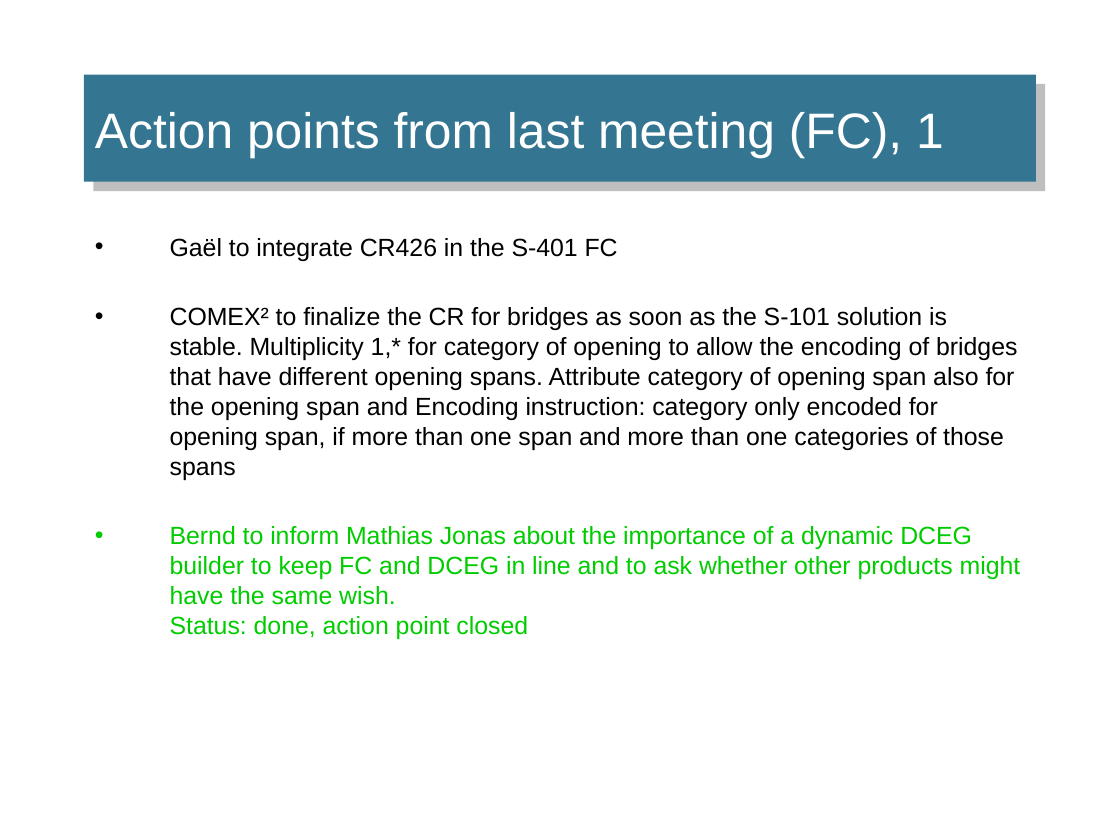
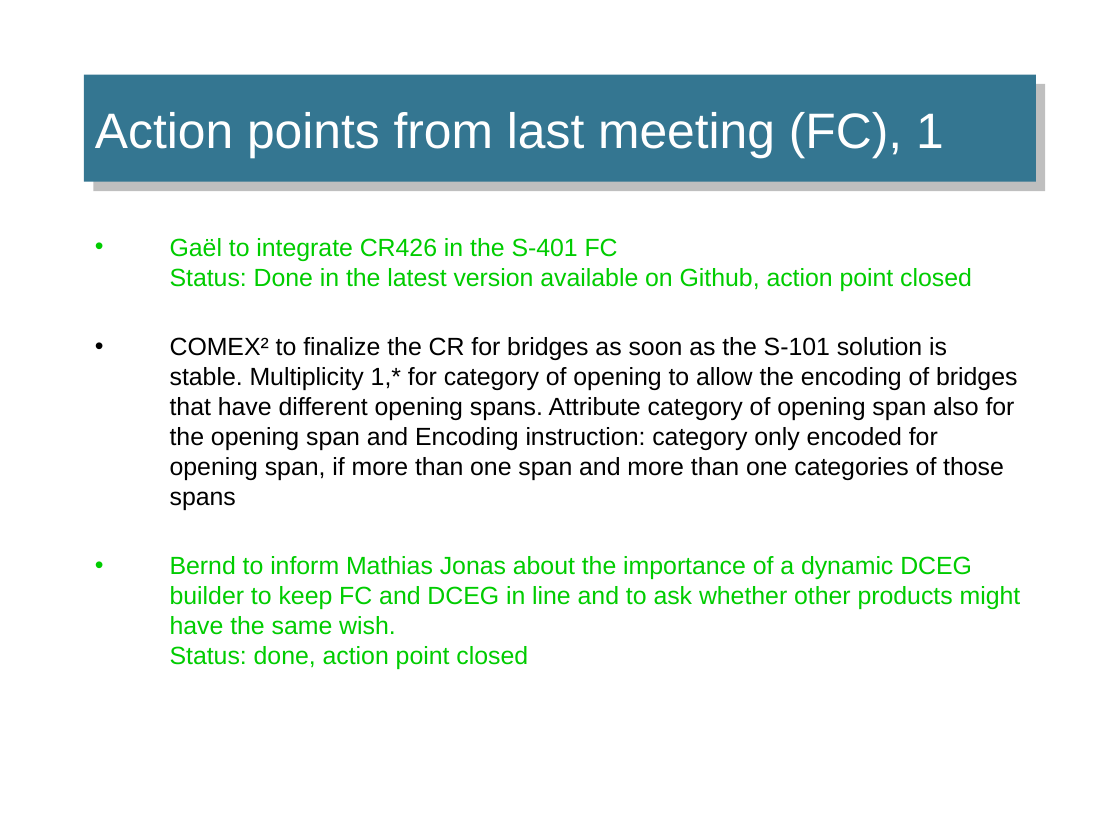
Before and after one commit to IEHG/IEHG-Meeting-2024, a slide deck: slide 58 of IEHG_2024.pptx. Drawn at 1120x840 pixels with LibreOffice and Linux fonts; fonts in the diff are those of the drawing; background and template pictures are left out. Boxes give left, top, right and bottom in pixels: in the first picture for what was removed or moved away, otherwise in the second. Text is boxed around its words. In the diff, an @@ line names an element or a change of style, - is before the commit and + after.

```diff
--- a/IEHG_2024.pptx
+++ b/IEHG_2024.pptx
@@ text at (x1=170, y1=238, x2=972, y2=291): text changed; text colour #000000 to #00CC00 @@
-• Gaël to integrate CR426 in the S-401 FC
+• Gaël to integrate CR426 in the S-401 FC
+  Status: Done in the latest version available on Github, action point closed
```
Also in this commit, not shown: 7 other slides changed, 1 slide added, 1 other file.
